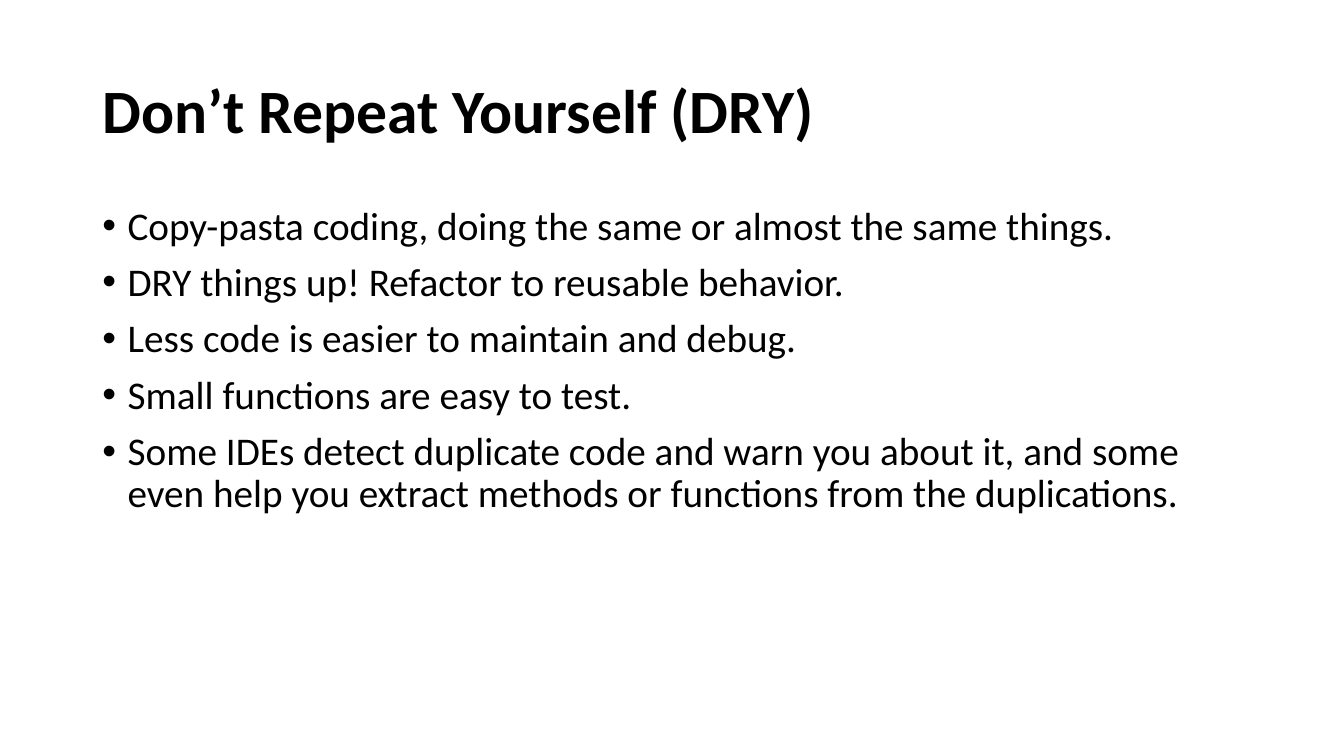
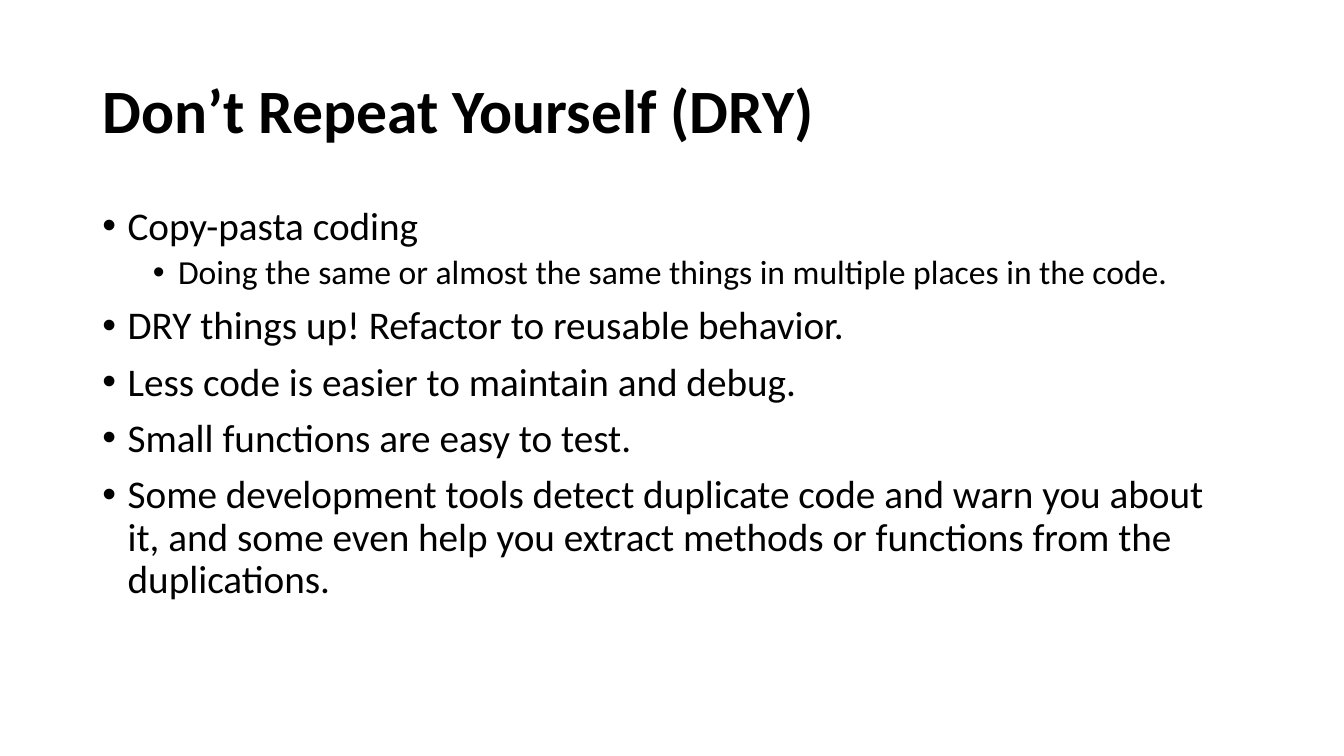
Before and after one commit to cebartling/test-driven, a slide deck: slide 10 of presentations/Introduction to Test-Driven Development.pptx. Drawn at 1344x756 pixels with LibreOffice and Linux fonts; fonts in the diff are those of the drawing. Boxes give left, top, right and bottom in pixels: in the first picture for what was removed or moved away, otherwise in the second. Text is boxed around its words. In the diff, an @@ line names an element or a change of style, - is before the commit and + after.

```diff
--- a/presentations/Introduction to Test-Driven Development.pptx
+++ b/presentations/Introduction to Test-Driven Development.pptx
@@ text at [128, 212, 1166, 290]: text changed; size 28 to 24 pt @@
-• Copy-pasta coding, doing the same or almost the same things.
+• Copy-pasta coding
+  • Doing the same or almost the same things in multiple places in the code.
@@ text at [128, 480, 1204, 600]: text changed @@
-• Some IDEs detect duplicate code and warn you about it, and some even help you extract methods or functions from the duplications.
+• Some development tools detect duplicate code and warn you about it, and some even help you extract methods or functions from the duplications.
```
Also in this commit, not shown: 10 other slides changed, 1 slide added, 2 slides removed.
